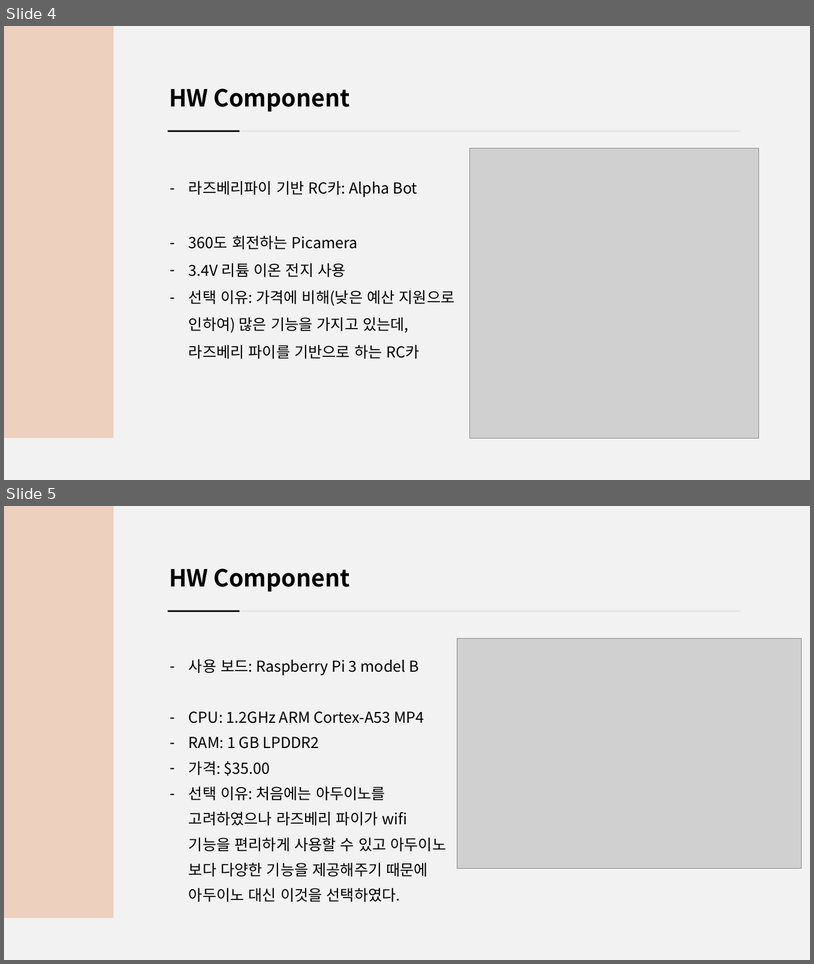
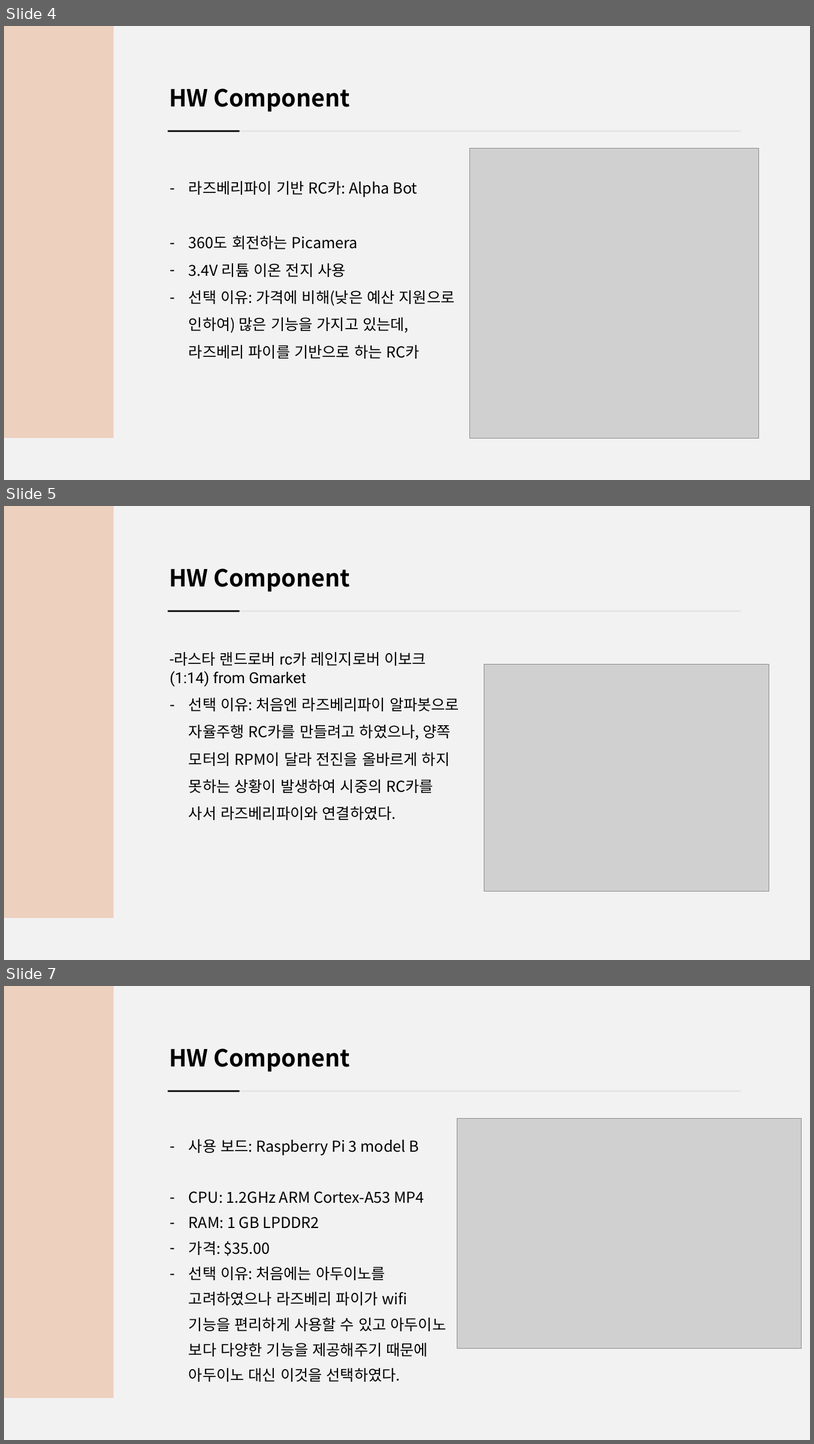
Before and after one commit to jsotouto/ICARUS, a slide deck: 경북과고 ICARUS 통합 PPT.pptx. Shown one above the other, each under a label of ours: slides 4 and 5 before the commit, slides 4, 5 and 7 after it; the slides between them are not shown. The pictures are 814x964 and 814x1444 pixels, drawn with LibreOffice and Linux fonts; fonts in the diff are those of the drawing; grey boxes stand for pictures. Boxes give left, top, right and bottom in pixels: in the first picture for what was removed or moved away, otherwise in the second. Text is boxed around its words. In the diff, an @@ line names an element or a change of style, - is before the commit and + after.

```diff
--- a/경북과고 ICARUS 통합 PPT.pptx
+++ b/경북과고 ICARUS 통합 PPT.pptx
@@ slide 5 added at (4,506,810,960), background #F2F2F2 @@
@@ rectangle added at (4,506,113,918), fill #EDD0BE @@
@@ text added at (169,568,350,592), 28 pt, text #000000, bold @@
+HW Component
@@ line added from (167, 611) to (741, 611), #E5E5E5 2 pt @@
@@ line added from (168, 611) to (240, 611), #000000 2 pt @@
@@ text added at (170,652,459,820), 18 pt, text #000000 @@
+-라스타 랜드로버 rc카 레인지로버 이보크 (1:14) from Gmarket
+– 선택 이유: 처음엔 라즈베리파이 알파봇으로 자율주행 RC카를 만들려고 하였으나, 양쪽 모터의 RPM이 달라 전진을 올바르게 하지 못하는 상황이 발생하여 시중의 RC카를 사서 라즈베리파이와 연결하였다.
@@ picture added at (485,664,769,891) @@
@@ what was slide 5 is now slide 7 @@
```
Also in this commit, not shown: 3 slides changed, 5 other slides added.
